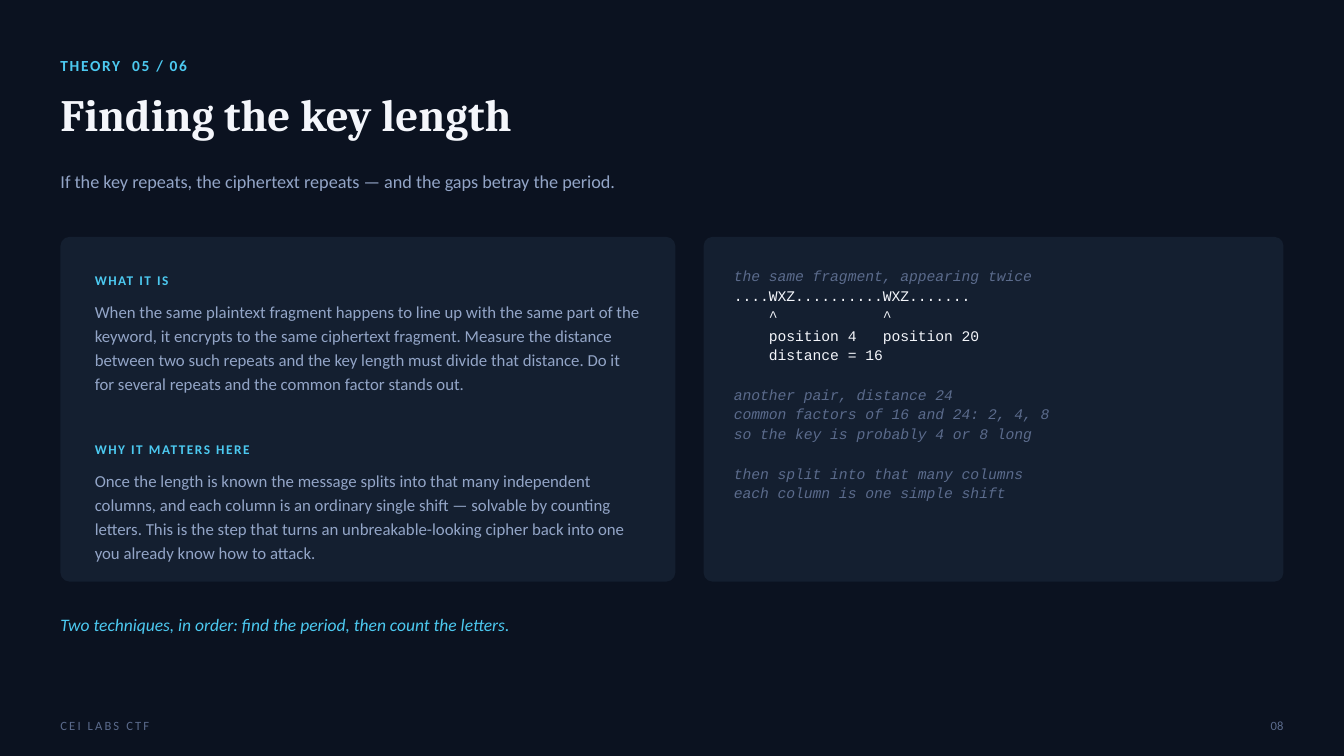
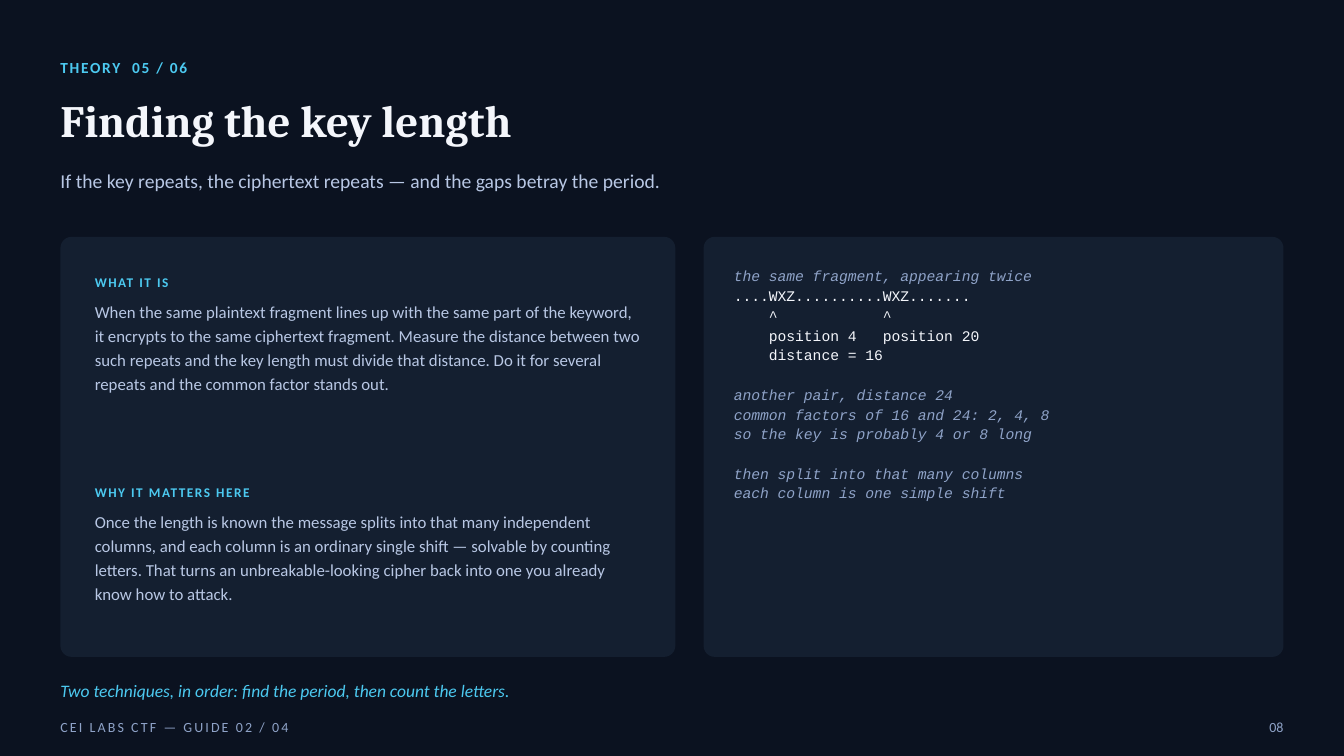
Before and after one commit to stoptalkingishh/cei-labs-event, a slide deck: slide 8 of presentation/game-guides/CEI-Labs-Game-Guide-02-Krypton.pptx. Drawn at 1344x756 pixels with LibreOffice and Linux fonts; fonts in the diff are those of the drawing. Boxes give left, top, right and bottom in pixels: in the first picture for what was removed or moved away, otherwise in the second. Text is boxed around its words. In the diff, an @@ line names an element or a change of style, - is before the commit and + after.

```diff
--- a/presentation/game-guides/CEI-Labs-Game-Guide-02-Krypton.pptx
+++ b/presentation/game-guides/CEI-Labs-Game-Guide-02-Krypton.pptx
@@ text "If the key repeats, the ..." at bbox=[60, 174, 660, 192]: size 13 to 14 pt, text colour #93A5C7 to #B8C7E4 @@
@@ rounded rectangle: place and size @@
-rounded rectangle at bbox=[60, 237, 676, 582]
+rounded rectangle at bbox=[60, 237, 676, 657]
@@ rounded rectangle: place and size @@
-rounded rectangle at bbox=[704, 237, 1284, 582]
+rounded rectangle at bbox=[704, 237, 1284, 657]
@@ text at bbox=[734, 271, 1050, 501]: text colour #5B6B8C to #8FA3C8 in "the same fragment, appearing twice", "another pair, distance 24", "common factors of 16 and 24: 2, ...", "so the key is probably 4 or ..." and 2 more places @@
@@ text at bbox=[95, 306, 639, 393]: text changed; text colour #93A5C7 to #B8C7E4 @@
-When the same plaintext fragment happens to line up with the same part of the keyword, it encrypts to the same ciphertext fragment. Measure the distance between two such repeats and the key length must divide that distance. Do it for several repeats and the common factor stands out.
+When the same plaintext fragment lines up with the same part of the keyword, it encrypts to the same ciphertext fragment. Measure the distance between two such repeats and the key length must divide that distance. Do it for several repeats and the common factor stands out.
@@ text "WHY IT MATTERS HERE": place and size @@
-text "WHY IT MATTERS HERE" at bbox=[95, 437, 641, 463]
+text "WHY IT MATTERS HERE" at bbox=[95, 478, 641, 504]
@@ text at bbox=[95, 516, 610, 600]: text changed; text colour #93A5C7 to #B8C7E4 @@
-Once the length is known the message splits into that many independent columns, and each column is an ordinary single shift — solvable by counting letters. This is the step that turns an unbreakable-looking cipher back into one you already know how to attack.
+Once the length is known the message splits into that many independent columns, and each column is an ordinary single shift — solvable by counting letters. That turns an unbreakable-looking cipher back into one you already know how to attack.
@@ line spacing 1 to 1.2 in 5 elements at bbox=[60, 50, 1284, 81], bbox=[60, 106, 511, 147], bbox=[95, 267, 641, 293], bbox=[95, 478, 641, 504], bbox=[60, 685, 510, 700] @@
@@ text "Two techniques, in order: find ...": place and size @@
-text "Two techniques, in order: find ..." at bbox=[60, 619, 510, 634]
+text "Two techniques, in order: find ..." at bbox=[60, 685, 510, 700]
@@ text "08" at bbox=[1269, 722, 1283, 732]: size 9 to 10 pt, text colour #5B6B8C to #8FA3C8; line spacing 1 to 1.2 @@
@@ text at bbox=[60, 723, 288, 732]: text changed; size 9 to 10 pt; text colour #5B6B8C to #8FA3C8 @@
-CEI LABS CTF
+CEI LABS CTF — GUIDE 02 / 04
```
Also in this commit, not shown: 11 other slides changed, 2 other files.
